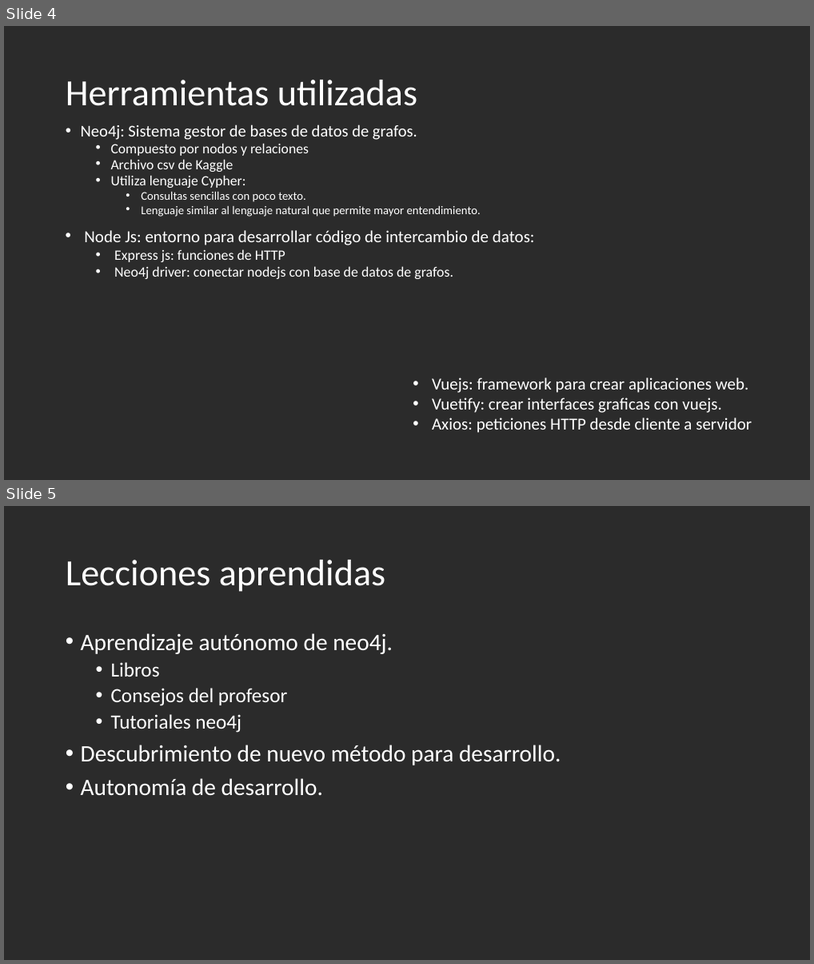
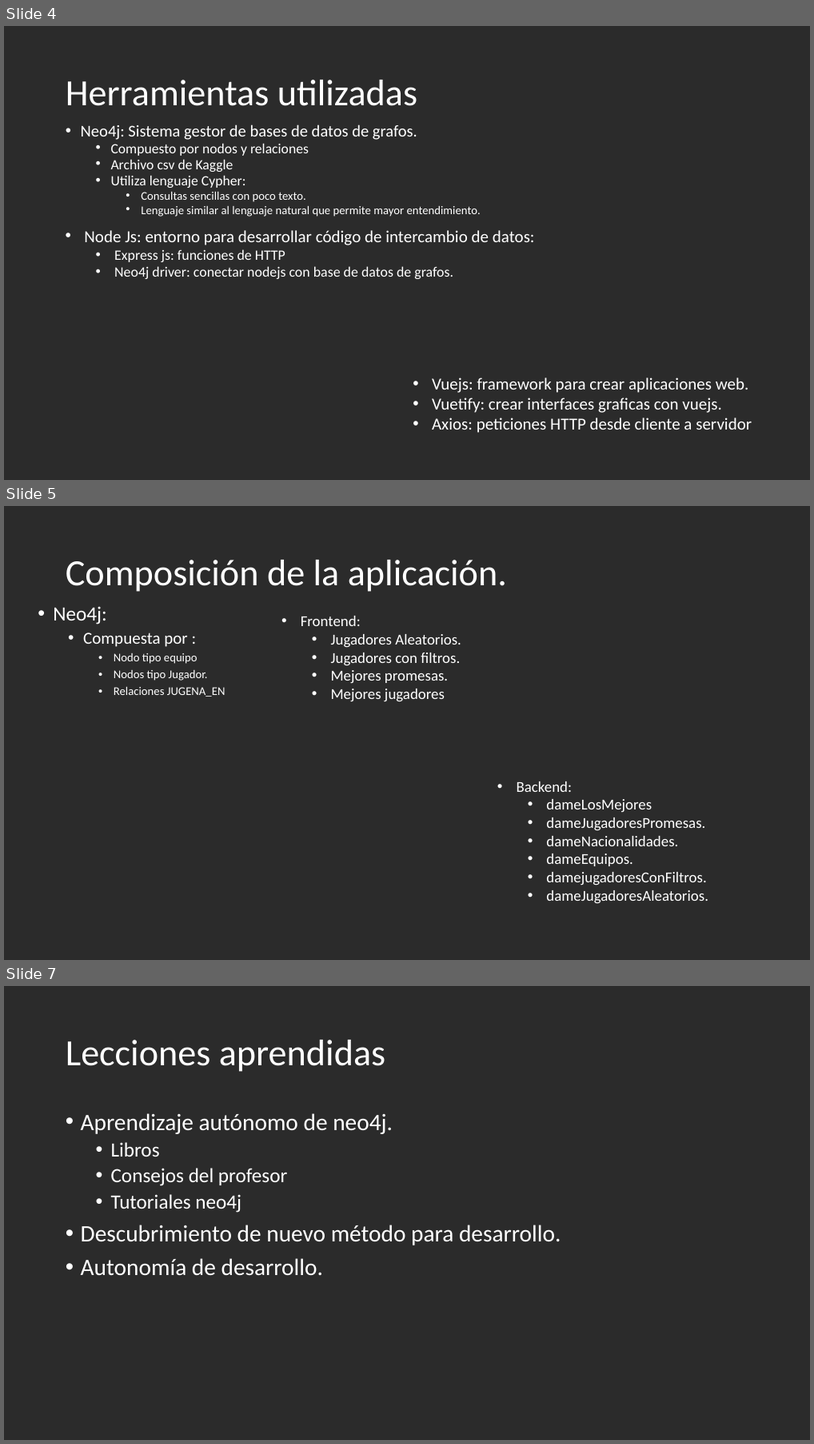
Before and after one commit to adelrf01/Bussiness-Intelligence, a slide deck: Presentacion FutbolFichajes.pptx. Shown one above the other, each under a label of ours: slides 4 and 5 before the commit, slides 4, 5 and 7 after it; the slides between them are not shown. The pictures are 814x964 and 814x1444 pixels, drawn with LibreOffice and Linux fonts; fonts in the diff are those of the drawing; background and template pictures are left out; a plain dark background stands for a picture behind light text. Boxes give left, top, right and bottom in pixels: in the first picture for what was removed or moved away, otherwise in the second. Text is boxed around its words. In the diff, an @@ line names an element or a change of style, - is before the commit and + after.

```diff
--- a/Presentacion FutbolFichajes.pptx
+++ b/Presentacion FutbolFichajes.pptx
@@ slide 5 added at (4,506,810,960), background picture (left out) @@
@@ title added at (66,560,507,592), 44 pt, text #FFFFFF @@
+Composición de la aplicación.
@@ text added at (53,606,226,696), 14 pt, text #FFFFFF @@
+• Neo4j:
+  • Compuesta por :
+    • Nodo tipo equipo
+    • Nodos tipo Jugador.
+    • Relaciones JUGENA_EN
@@ text added at (301,616,462,702), 18 pt, text #FFFFFF @@
+• Frontend:
+  • Jugadores Aleatorios.
+  • Jugadores con filtros.
+  • Mejores promesas.
+  • Mejores jugadores
@@ text added at (517,781,709,903), 18 pt, text #FFFFFF @@
+• Backend:
+  • dameLosMejores
+  • dameJugadoresPromesas.
+  • dameNacionalidades.
+  • dameEquipos.
+  • damejugadoresConFiltros.
+  • dameJugadoresAleatorios.
@@ what was slide 5 is now slide 7 @@
```
Also in this commit, not shown: 1 slide changed, 1 other slide added, 1 other file.
